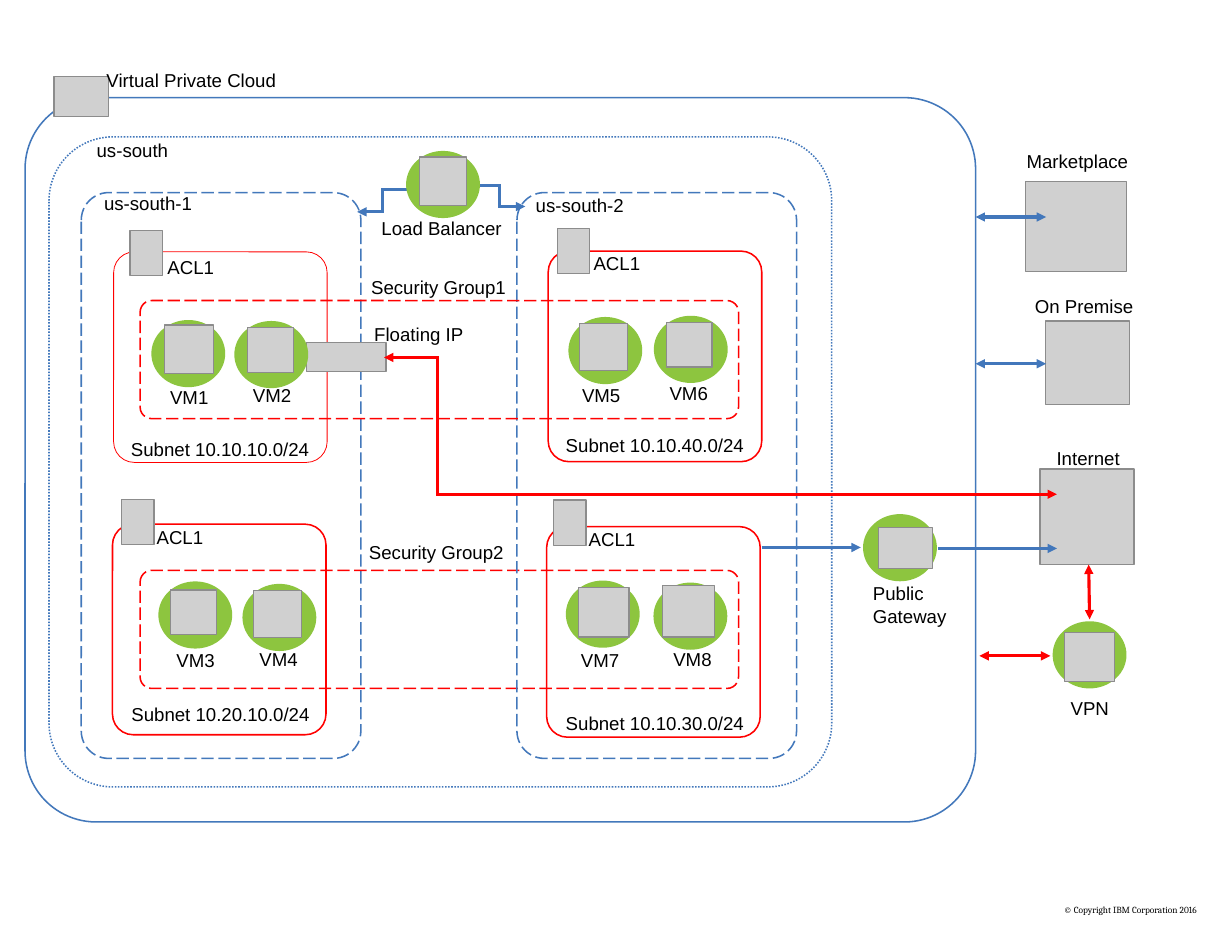
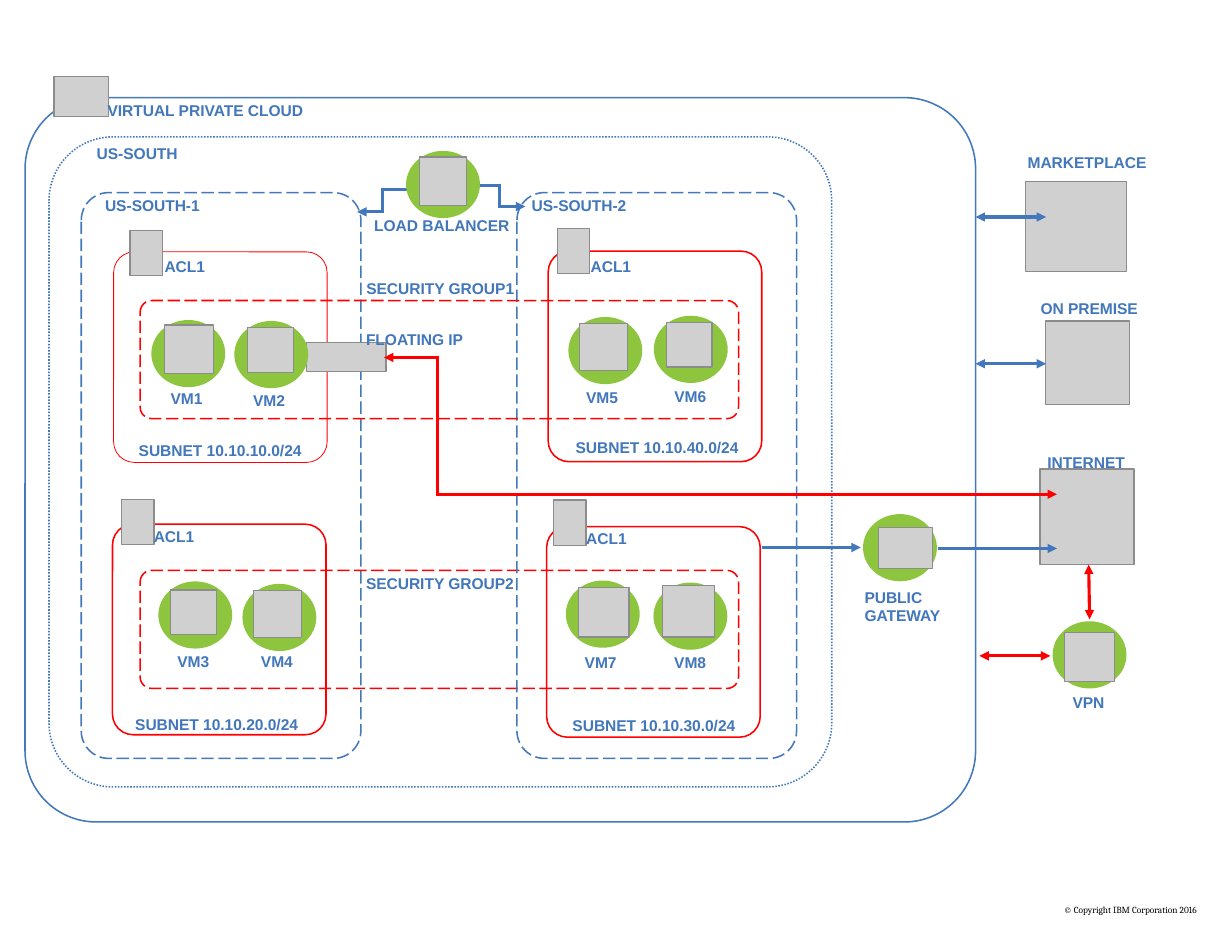
Before and after one commit to ibm-cloud-architecture/ibm-cloud-stencils, a slide deck: slide 2 of powerpoint/templates/VirtualPrivateCloudEditablePPT.pptx. Drawn at 1232x952 pixels with LibreOffice and Linux fonts; fonts in the diff are those of the drawing; grey boxes stand for pictures. Boxes give left, top, right and bottom in pixels: in the first picture for what was removed or moved away, otherwise in the second. Text is boxed around its words. In the diff, an @@ line names an element or a change of style, - is before the commit and + after.

Commit message:
colorize text for consistency

```diff
--- a/powerpoint/templates/VirtualPrivateCloudEditablePPT.pptx
+++ b/powerpoint/templates/VirtualPrivateCloudEditablePPT.pptx
@@ text at <box>108,103,303,117</box>: text changed; size 12 to 10 pt; text colour #000000 to #4277BB; bold on @@
-Virtual Private Cloud
+VIRTUAL PRIVATE CLOUD
@@ text at <box>97,148,178,159</box>: text changed; size 12 to 10 pt; text colour #000000 to #4277BB; bold on @@
-us-south
+US-SOUTH
@@ text at <box>1028,157,1147,168</box>: text changed; size 12 to 10 pt; text colour #000000 to #4277BB; bold on @@
-Marketplace
+MARKETPLACE
@@ text at <box>105,200,200,211</box>: text changed; size 12 to 10 pt; text colour #000000 to #4277BB; bold on @@
-us-south-1
+US-SOUTH-1
@@ text at <box>532,200,627,211</box>: text changed; size 12 to 10 pt; text colour #000000 to #4277BB; bold on @@
-us-south-2
+US-SOUTH-2
@@ text at <box>374,220,509,231</box>: text changed; size 12 to 10 pt; text colour #000000 to #4277BB; bold on @@
-Load Balancer
+LOAD BALANCER
@@ text at <box>366,283,515,294</box>: text changed; size 12 to 10 pt; text colour #000000 to #4277BB; bold on @@
-Security Group1
+SECURITY GROUP1
@@ text at <box>1041,303,1138,314</box>: text changed; size 12 to 10 pt; text colour #000000 to #4277BB; bold on @@
-On Premise
+ON PREMISE
@@ text at <box>366,334,463,348</box>: text changed; size 12 to 10 pt; text colour #000000 to #4277BB; bold on @@
-Floating IP
+FLOATING IP
@@ text "VM2": place and size @@
-text "VM2" at <box>253,387,291,402</box>
+text "VM2" at <box>253,395,285,406</box>
@@ text at <box>139,444,302,457</box>: text changed; size 12 to 10 pt; text colour #000000 to #4277BB; bold on @@
-Subnet 10.10.10.0/24
+SUBNET 10.10.10.0/24
@@ text at <box>576,441,739,454</box>: text changed; size 12 to 10 pt; text colour #000000 to #4277BB; bold on @@
-Subnet 10.10.40.0/24
+SUBNET 10.10.40.0/24
@@ text at <box>1047,455,1125,470</box>: text changed; size 12 to 10 pt; text colour #000000 to #4277BB; bold on @@
-Internet
+INTERNET
@@ text at <box>366,578,514,589</box>: text changed; size 12 to 10 pt; text colour #000000 to #4277BB; bold on @@
-Security Group2
+SECURITY GROUP2
@@ text at <box>865,592,941,621</box>: text changed; size 12 to 10 pt; text colour #000000 to #4277BB; bold on @@
-Public
-Gateway
+PUBLIC
+GATEWAY
@@ text at <box>135,718,298,731</box>: text changed; size 12 to 10 pt; text colour #000000 to #4277BB; bold on @@
-Subnet 10.20.10.0/24
+SUBNET 10.10.20.0/24
@@ text at <box>572,719,735,732</box>: text changed; size 12 to 10 pt; text colour #000000 to #4277BB; bold on @@
-Subnet 10.10.30.0/24
+SUBNET 10.10.30.0/24
@@ size 12 to 10 pt, text colour #000000 to #4277BB, bold on in 13 elements at <box>154,530,194,545</box>, <box>585,657,617,668</box>, <box>674,391,706,402</box>, <box>586,531,626,546</box>, <box>165,261,205,272</box>, <box>586,392,618,403</box>, <box>171,393,203,404</box>, <box>177,656,209,667</box>, <box>261,656,293,667</box>, <box>591,261,631,272</box>, <box>674,657,706,668</box>, <box>253,395,285,406</box>, <box>1073,697,1105,708</box> @@
```
Also in this commit, not shown: 1 other slide changed.
